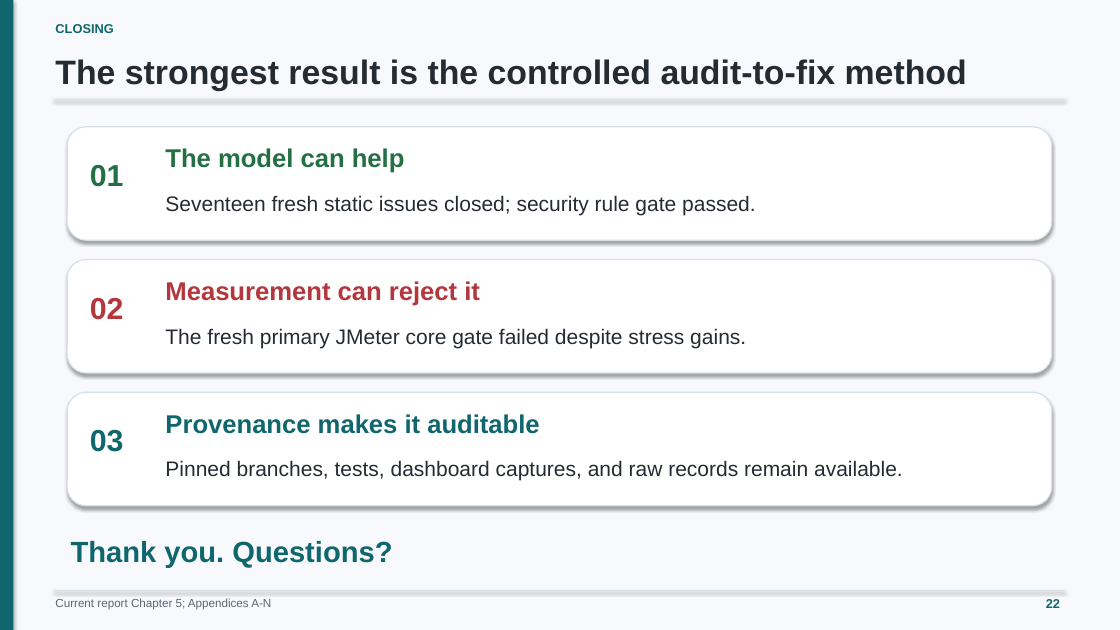
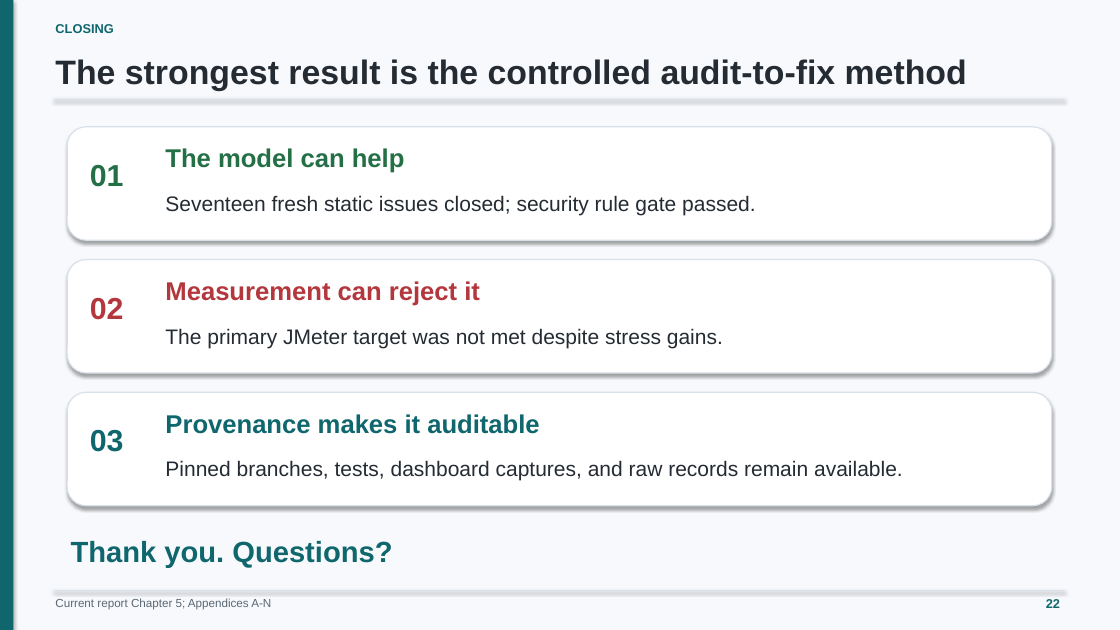
Before and after one commit to minatozaki98/financial-accounting, a slide deck: slide 22 of Document/outputs/final-defense/G6519692_Zaw_Ye_Htut_Ko_Final_Thesis_Defense.pptx. Drawn at 1120x630 pixels with LibreOffice and Linux fonts; fonts in the diff are those of the drawing. Boxes give left, top, right and bottom in pixels: in the first picture for what was removed or moved away, otherwise in the second. Text is boxed around its words. In the diff, an @@ line names an element or a change of style, - is before the commit and + after.

Commit message:
docs: phrase core performance as unmet target in defense

```diff
--- a/Document/outputs/final-defense/G6519692_Zaw_Ye_Htut_Ko_Final_Thesis_Defense.pptx
+++ b/Document/outputs/final-defense/G6519692_Zaw_Ye_Htut_Ko_Final_Thesis_Defense.pptx
@@ text at (165, 328, 723, 348): text changed @@
-The fresh primary JMeter core gate failed despite stress gains.
+The primary JMeter target was not met despite stress gains.
```
Also in this commit, not shown: 5 other slides changed, 2 other files.
